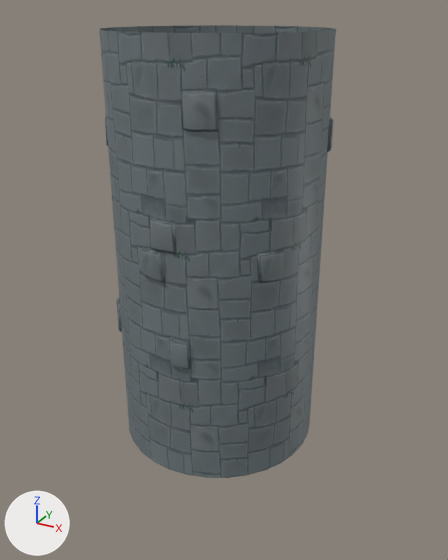
The FBX model Assets/Models/Tower.fbx: old version first, new version second.
Camera for both pictures: a camera (50 mm lens) standing at (1.41, -2.5, 2.08) and looking at (0.05, -0.03, 0.85). Lighting does not change. The marker at lower left points along +X, +Y and +Z. Where no turn or scale is listed for an object, it has been applied to the vertices.

The first picture shows 'TowerSegment'.
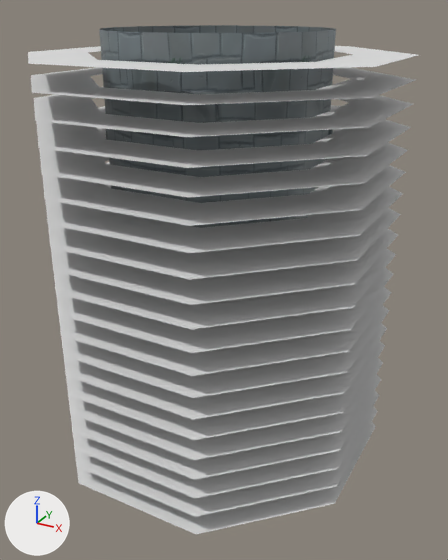
The change in detail:
Mesh me_cylinder_004 is new.
It has 320 vertices, 160 faces and spans x -0.79..0.79, y -0.79..0.79, z 0.0..1.9.
Object 'TowerWindParticlesArea' (ob_towerwindparticlesarea) is new; it shows me_cylinder_004.
Its location is (0.0, 0.0, 0.0).

Pixel boxes [x1, y1, x2, y2] of what changed, in the pictures (448 x 560 px):
'TowerWindParticlesArea', added
    after: [28, 46, 418, 534]
'TowerSegment', unchanged, covered by the edit
    before: [99, 25, 336, 478]
    after: [99, 25, 336, 228]
